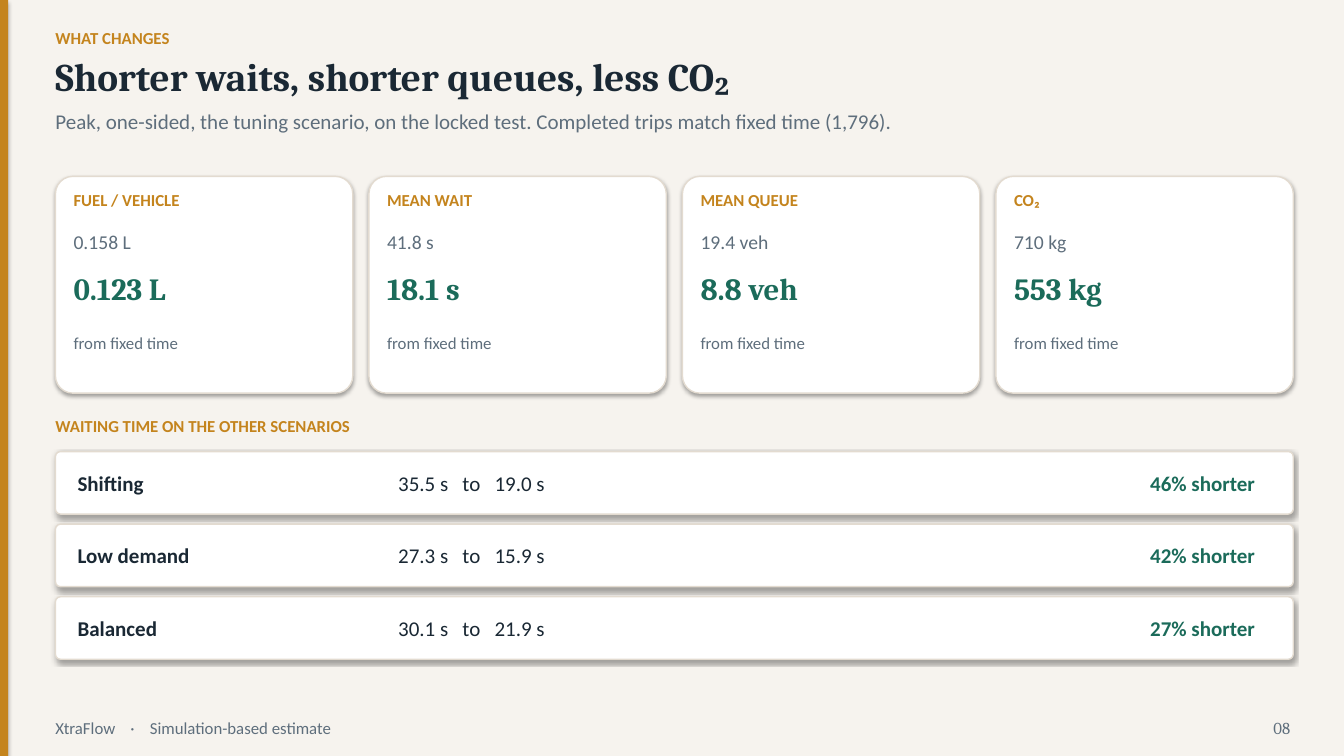
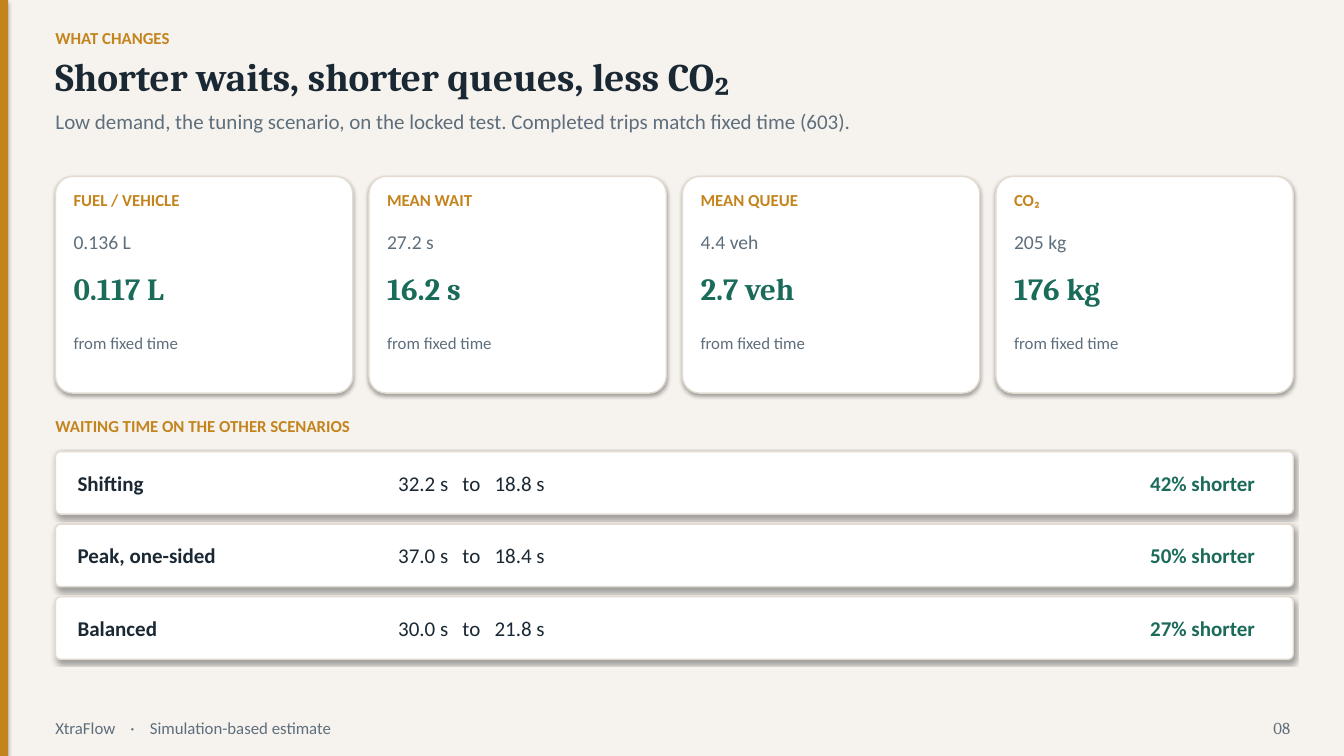
Before and after one commit to couder-04/XtraFlow, a slide deck: slide 8 of results/deck.pptx. Drawn at 1344x756 pixels with LibreOffice and Linux fonts; fonts in the diff are those of the drawing. Boxes give left, top, right and bottom in pixels: in the first picture for what was removed or moved away, otherwise in the second. Text is boxed around its words. In the diff, an @@ line names an element or a change of style, - is before the commit and + after.

Commit message:
Finish the time-cut XtraFlow study and publish results.
Keep the 200k PPO zip on disk but leave rl_ppo out of the TEST comparison so the remaining controllers, report, and deck can finish within a short wall-clock budget.

```diff
--- a/results/deck.pptx
+++ b/results/deck.pptx
@@ text at bbox=[55, 114, 850, 133]: text changed @@
-Peak, one-sided, the tuning scenario, on the locked test. Completed trips match fixed time (1,796).
+Low demand, the tuning scenario, on the locked test. Completed trips match fixed time (603).
@@ text at bbox=[74, 236, 131, 249]: text changed @@
-0.158 L
+0.136 L
@@ text at bbox=[387, 236, 434, 249]: text changed @@
-41.8 s
+27.2 s
@@ text at bbox=[701, 235, 759, 249]: text changed @@
-19.4 veh
+4.4 veh
@@ text at bbox=[1014, 235, 1066, 253]: text changed @@
-710 kg
+205 kg
@@ text at bbox=[74, 279, 164, 301]: text changed @@
-0.123 L
+0.117 L
@@ text at bbox=[387, 279, 461, 301]: text changed @@
-18.1 s
+16.2 s
@@ text at bbox=[701, 278, 794, 301]: text changed @@
-8.8 veh
+2.7 veh
@@ text at bbox=[1014, 278, 1101, 307]: text changed @@
-553 kg
+176 kg
@@ text at bbox=[398, 476, 544, 491]: text changed @@
-35.5 s to 19.0 s
+32.2 s to 18.8 s
@@ text at bbox=[1150, 476, 1254, 491]: text changed @@
-46% shorter
+42% shorter
@@ text at bbox=[78, 548, 216, 566]: text changed @@
-Low demand
+Peak, one-sided
@@ text at bbox=[398, 548, 544, 563]: text changed @@
-27.3 s to 15.9 s
+37.0 s to 18.4 s
@@ text at bbox=[1150, 548, 1254, 563]: text changed @@
-42% shorter
+50% shorter
@@ text at bbox=[398, 621, 544, 636]: text changed @@
-30.1 s to 21.9 s
+30.0 s to 21.8 s
```
Also in this commit, not shown: 10 other slides changed, 55 other files.
